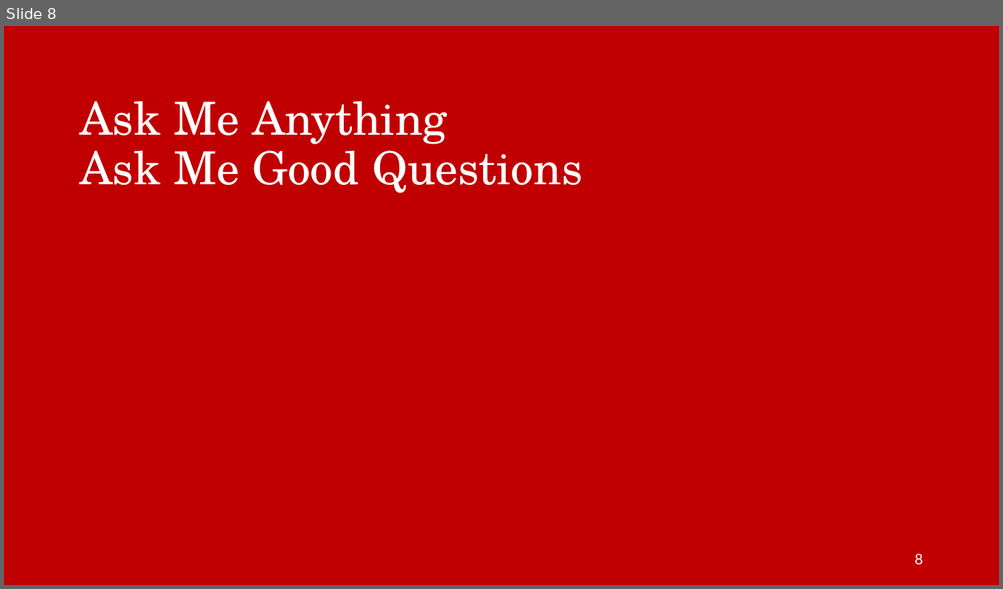
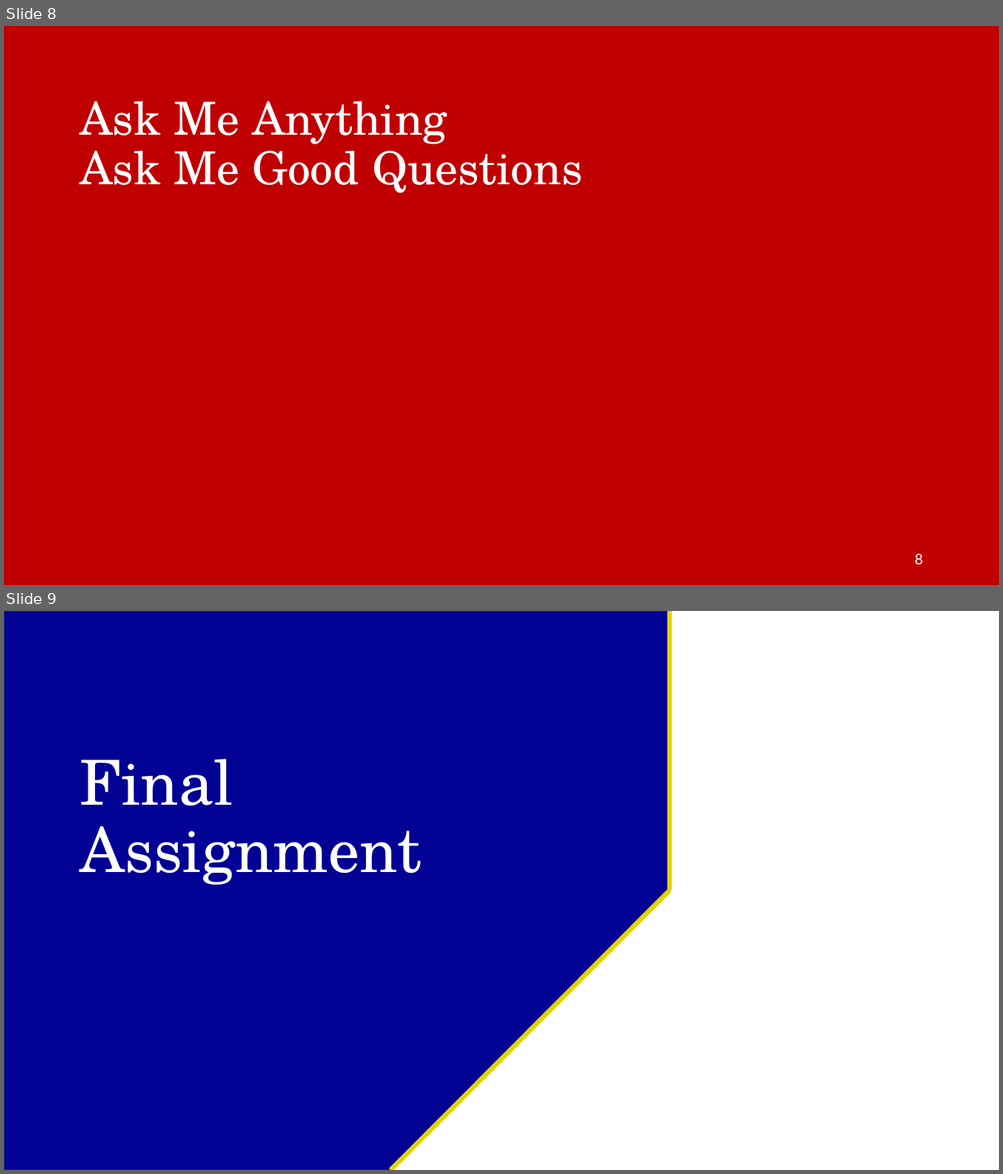
Before and after one commit to irfanradarma/Audit-SI, a slide deck: Slides/15. Laporan Audit.pptx. Shown one above the other, each under a label of ours: slide 8 before the commit, slides 8 and 9 after it. The pictures are 1003x589 and 1003x1174 pixels, drawn with LibreOffice and Linux fonts; fonts in the diff are those of the drawing; background and template pictures are left out. Boxes give left, top, right and bottom in pixels: in the first picture for what was removed or moved away, otherwise in the second. Text is boxed around its words. In the diff, an @@ line names an element or a change of style, - is before the commit and + after.

```diff
--- a/Slides/15. Laporan Audit.pptx
+++ b/Slides/15. Laporan Audit.pptx
@@ slide 9 added at (4, 611, 999, 1170), background #FFFFFF @@
@@ snip round rect added at (4, 611, 669, 1170), fill #020294, outline #1E3256 1 pt @@
@@ line added from (669, 611) to (669, 891), #E4D304 4.5 pt @@
@@ title added at (79, 759, 421, 885), 60 pt, text #FFFFFF @@
+Final Assignment
@@ line added from (669, 891) to (390, 1170), #E4D304 4.5 pt @@
```
Also in this commit, not shown: 1 other slide added, 1 other file.
